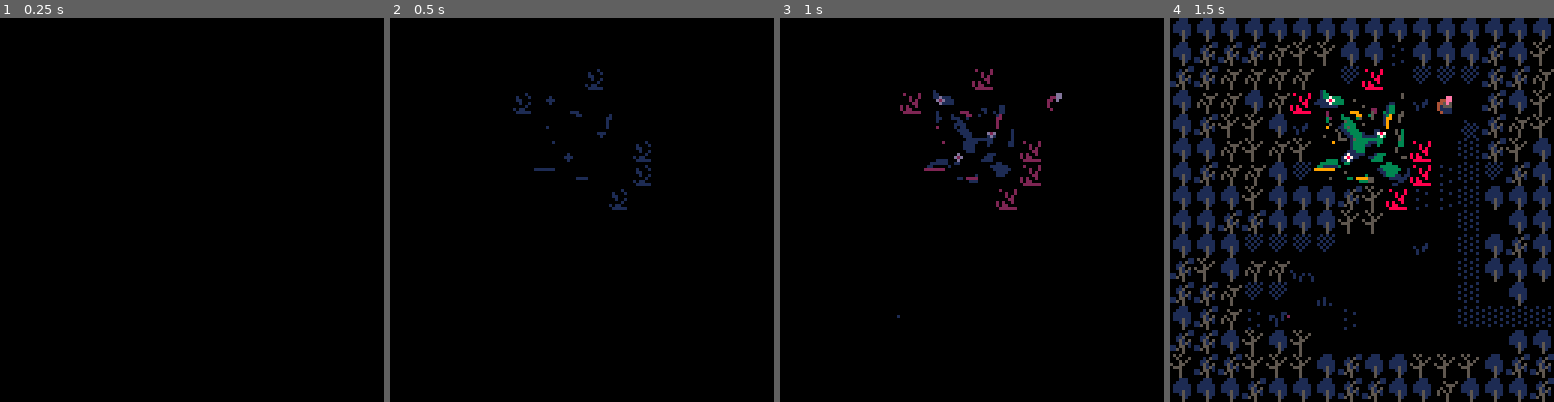
Above: before the commit, frames 1-4 (left to right).
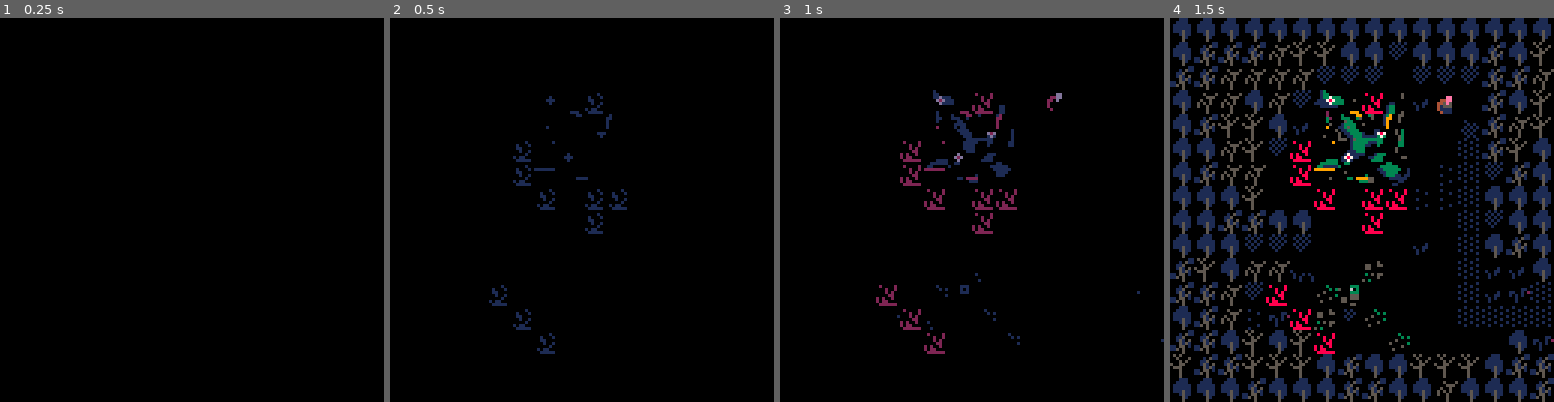
Above: after the commit, the same moments.

Repository: obsfx/zero-ld46
Game: PICO-8 cartridge ld46.p8
The game is run twice, just before and just after one commit, with the same random seed, the same clock (stepped at 60 frames per second) and the same inputs.
Inputs:
- Up to frame 1 (0.25 s): no input
- Up to frame 2 (0.5 s): no input
- Up to frame 3 (1 s): no input
- Up to frame 4 (1.5 s): no input

Frame 1 is identical in both runs. In frame 2, 1.3% of the frame differs, in the area x 25-68%, y 13-88%; in frame 3, 1.8%; in frame 4, 5.1%, in the area x 25-100%, y 6-88%.

Commit message:
texts and tooltips

Diff:
--- a/ld46.p8
+++ b/ld46.p8
@@ -20,6 +20,8 @@
 	cls()
 	if _s.fs==1 then fade(_s.ft) end
 	_s.csc:d()
+	dtltp()
+	dtxt()
 end
 -->8
 --state
@@ -39,7 +41,12 @@
 
 	csc=0,
 
-	opool={}
+	opool={},
+
+	tltp=nil,
+
+	atxt=nil,
+	txtt=1,
 }
 
 -->8
@@ -119,12 +126,16 @@
 end
 
 --map
+function getflg(x,y,v)
+	return fget(mget(x,y),v)
+end
+
 function isblk(x,y)
 	local col,ovlp,dis
 
-	col=fget(mget(x,y),0)
-	ovlp=fget(mget(x,y),1)
-	dis=fget(mget(x,y),2)
+	col=getflg(x,y,0)
+	ovlp=getflg(x,y,1)
+	dis=getflg(x,y,2)
 
 	return col or ovlp or dis
 end
@@ -178,17 +189,38 @@
 end
 
 --hit
-function hit(x,y,w,h)
-	local col=false
+function hit(x,y,w,h,flg)
+	local ts={}
 
 	for i=x,x+w,w do
-		if fget(mget(i/8,y/8),0) or
-					fget(mget(i/8,(y+h)/8),0) then
-					col=true
-		end
-	end
-
-	return col
+		if getflg(i/8,y/8,flg) then
+			add(ts,{x=i/8,y=y/8,f=getflg(i/8,y/8,flg)})
+		end
+
+		if getflg(i/8,(y+h)/8,flg) then
+			add(ts,{x=i/8,(y+h)/8,f=getflg(i/8,(y+h)/8,flg)})
+		end
+	end
+
+	return ts
+end
+
+--tooltip
+function dtltp()
+	if _s.tltp!=nil then
+		spr(130,_s.tltp.x*8,
+		(_s.tltp.y-1)*8+sin(_s.t/50))
+		_s.tltp=nil
+	end
+end
+
+function dtxt()
+	if _s.atxt!=nil then
+		dr(0,108,128,24,0)
+		print("\n".._s.atxt,5,108,7)
+		print("\n\n"..txts.f[_s.txtt],5,108,10)
+		_s.atxt=nil
+	end
 end
 -->8
 --obj
@@ -215,11 +247,14 @@
 		flp=false,
 
 		mv=function(s)
-			if hit(s.x+s.dx,s.y,s.w-s.sx,s.h-s.sy) then
+			local hx=hit(s.x+s.dx,s.y,s.w-s.sx,s.h-s.sy,0)
+			local hy=hit(s.x,s.y+s.dy,s.w-s.sx,s.h-s.sy,0)
+
+			if #hx>0 then
 				s.dx=0
 			end
 
-			if hit(s.x,s.y+s.dy,s.w-s.sx,s.h-s.sy) then
+			if #hy>0 then
 				s.dy=0
 			end
 
@@ -273,6 +308,27 @@
 				s.canm=s.anms[2]
 			end
 
+			s:chckintr()
+		end,
+
+		chckintr=function(s)
+			local x,y=flr(s.x/8),flr(s.y/8)
+
+			for y=y-1,y+1 do
+				for x=x-1,x+1 do
+					if (getflg(x,y,2)) then
+						s:dointr(mget(x,y),x,y)
+					end
+				end
+			end
+		end,
+
+		dointr=function(s,id,x,y)
+			_s.tltp={x=x,y=y}
+			if id==71 then
+				_s.atxt=txts.rf
+				printh(txts.rf)
+			end
 		end,
 
 		d=function(s)
@@ -284,6 +340,13 @@
 
 	return merge_t(t,mob(x,y,8,8,1,1))
 end
+-->8
+txts={
+	f={
+		"(❎) interact"
+	},
+	rf="rf transmitter"
+}
 __gfx__
 00000000000000000000000000000000000000000000000000000000000000000000000000000000000000000000000000000000000000000000000000000000
 00000000000000000000000000000000000000000000000000000000000000000000000000000000000000000000000000000000000000000000000000000000
@@ -318,13 +381,13 @@
 045115000451f5504511f5000451f50004dddd00004ddd0000dddd0004dddd000000000000000000000000000000000000000000000000000000000000000000
 00500500500000050500050000055000004ddd0000dddd0000dddd00004dd0000000000000000000000000000000000000000000000000000000000000000000
 00000000100000100000000000000000000000000000000000000000000000000000000000000000000000000013000000000000000000000000000000000000
-00000000000100000000000001000000001000000000000000000000000000000000000000000000000000000013300000000000000000000000050000000000
-00000000000000000000000000000000000001000000011000000000000000000000000000000000000000000013373330000000000000000000050000000000
-00000000100000100000010000010010000000000110010200000000000000000000000000000000000000000111787333000500000000000000000000000000
-00000000000100000100110000000000001000000d01010000000000000000000000000000000000000000001111173333000000000000000110000000000000
-00000000000000000010100000000000000000000001000000000000000000000000000000000000000000000011111100000000500000001330000000000000
-00000000100000100010000001000100000001000001000000000000000000000000000000000000000000000000000000000000000220001330000000000000
-00000000000100000000000000000000001000000000000000000000000000000000000000000000000000000000200000009990000520031330050000000000
+00000000000100000000000001000000001000000000000000000000000033300000050000003000000000000013300000000000000000000000050000000000
+00000000000000000000000000000000000001000000011000000000500060300550055000000303000000000013373330000000000000000000050000000000
+00000000100000100000010000010010000000000110010200000000000033300550000000050000000000000111787333000500000000000000000000000000
+00000000000100000100110000000000001000000d01010000000000000055500000000005000003000000001111173333000000000000000110000000000000
+00000000000000000010100000000000000000000001000000000000055055500305055000000500000000000011111100000000500000001330000000000000
+00000000100000100010000001000100000001000001000000000000055000000000050000500000000000000000000000000000000220001330000000000000
+00000000000100000000000000000000001000000000000000000000000055005030000000000000000000000000200000009990000520031330050000000000
 00000000000000000000000000000000000000000000000000000000000000000000000000000000000000000000200003000099003500013900550000000000
 00000000000000000000000000000000000000000000000000000000000000000000000000000000000000000000320003330035000500019900500000000000
 00000000000000000000000000000000000000000000000000000000000000000000000000000000000000000000300000533000000000019000500000000000
@@ -349,23 +412,30 @@
 00000800808008000000000000000000100010000000000000000000000100000000000000000000000000000000050000033099995500000111111000000000
 08088000808800000000000000000000001000100000000000000000000000000000000000000000000000000000000000000003335500000000110000000000
 00888880088888800000000000000000000000000000000000000000000000000000000000000000000000000000000000000000000000000011000000000000
+00000000000000000000900000000000000000000000000000000000000000000000000000000000000000000000000000000000000000000000000000000000
+00000000000000000009a90000000000000000000000000000000000000000000000000000000000000000000000000000000000000000000000000000000000
+00000000000000000009a90000000000000000000000000000000000000000000000000000000000000000000000000000000000000000000000000000000000
+00000000000000000009a90000000000000000000000000000000000000000000000000000000000000000000000000000000000000000000000000000000000
+00000000000000000000900000000000000000000000000000000000000000000000000000000000000000000000000000000000000000000000000000000000
+00000000000000000000000000000000000000000000000000000000000000000000000000000000000000000000000000000000000000000000000000000000
+00000000000000000000a00000000000000000000000000000000000000000000000000000000000000000000000000000000000000000000000000000000000
 __gff__
-0000000000000000000000000000000000000000000000000000000000000000000000000000000000000000000000000000000000000000000000000000000000000000000000000000000100000000000000000000000000000000010000000000000000000001010101000101000000000000000000000000000000000100
+0000000000000000000000000000000000000000000000000000000000000000000000000000000000000000000000000000000000000000000000000000000000000000000000050000000100000000000000000000000000000000010000000000000000000001010101000101000001010000000000000000000000000100
 0000000000000000000000000000000000000000000000000000000000000000000000000000000000000000000000000000000000000000000000000000000000000000000000000000000000000000000000000000000000000000000000000000000000000000000000000000000000000000000000000000000000000000
 __map__
 6767676767676767676767676767676700000000000000000000000000000000000000000000000000000000000000000000000000000000000000000000000000000000000000000000000000000000000000000000000000000000000000000000000000000000000000000000000000000000000000000000000000000000
-676868686a696967674467676768676900000000000000000000000000000000000000000000000000000000000000000000000000000000000000000000000000000000000000000000000000000000000000000000000000000000000000000000000000000000000000000000000000000000000000000000000000000000
-68686a6a6a6a4077700077777768686a00000000000000000000000000000000000000000000000000000000000000000000000000000000000000000000000000000000000000000000000000000000000000000000000000000000000000000000000000000000000000000000000000000000000000000000000000000000
-676a6a676a704b4c4d4e42000068676900000000000000000000000000000000000000000000000000000000000000000000000000000000000000000000000000000000000000000000000000000000000000000000000000000000000000000000000000000000000000000000000000000000000000000000000000000000
+676868686a696967677767676768676900000000000000000000000000000000000000000000000000000000000000000000000000000000000000000000000000000000000000000000000000000000000000000000000000000000000000000000000000000000000000000000000000000000000000000000000000000000
+68686a6a6a6a7777770077777768686a00000000000000000000000000000000000000000000000000000000000000000000000000000000000000000000000000000000000000000000000000000000000000000000000000000000000000000000000000000000000000000000000000000000000000000000000000000000
+676a6a676a774b4c714e42000068676900000000000000000000000000000000000000000000000000000000000000000000000000000000000000000000000000000000000000000000000000000000000000000000000000000000000000000000000000000000000000000000000000000000000000000000000000000000
 6768696967425b5c5d5e400064686a6900000000000000000000000000000000000000000000000000000000000000000000000000000000000000000000000000000000000000000000000000000000000000000000000000000000000000000000000000000000000000000000000000000000000000000000000000000000
-67676a696a696b6c6d6e70007468696700000000000000000000000000000000000000000000000000000000000000000000000000000000000000000000000000000000000000000000000000000000000000000000000000000000000000000000000000000000000000000000000000000000000000000000000000000000
-67686a6a67777b7c7d7e70447477686700000000000000000000000000000000000000000000000000000000000000000000000000000000000000000000000000000000000000000000000000000000000000000000000000000000000000000000000000000000000000000000000000000000000000000000000000000000
-6767676967676768697044447467676700000000000000000000000000000000000000000000000000000000000000000000000000000000000000000000000000000000000000000000000000000000000000000000000000000000000000000000000000000000000000000000000000000000000000000000000000000000
-6767686867676769690000007400676700000000000000000000000000000000000000000000000000000000000000000000000000000000000000000000000000000000000000000000000000000000000000000000000000000000000000000000000000000000000000000000000000000000000000000000000000000000
-6767677777777740404042007467686700000000000000000000000000000000000000000000000000000000000000000000000000000000000000000000000000000000000000000000000000000000000000000000000000000000000000000000000000000000000000000000000000000000000000000000000000000000
-6869676a6a510040400000007467676700000000000000000000000000000000000000000000000000000000000000000000000000000000000000000000000000000000000000000000000000000000000000000000000000000000000000000000000000000000000000000000000000000000000000000000000000000000
-68686a7777005240404040007400670000000000000000000000000000000000000000000000000000000000000000000000000000000000000000000000000000000000000000000000000000000000000000000000000000000000000000000000000000000000000000000000000000000000000000000000000000000000
-67686a4445404044004040007474747400000000000000000000000000000000000000000000000000000000000000000000000000000000000000000000000000000000000000000000000000000000000000000000000000000000000000000000000000000000000000000000000000000000000000000000000000000000
-6868676967694040400000000000676700000000000000000000000000000000000000000000000000000000000000000000000000000000000000000000000000000000000000000000000000000000000000000000000000000000000000000000000000000000000000000000000000000000000000000000000000000000
+67676a6977716b6c6d6e40007468696700000000000000000000000000000000000000000000000000000000000000000000000000000000000000000000000000000000000000000000000000000000000000000000000000000000000000000000000000000000000000000000000000000000000000000000000000000000
+67686a6a40717b7c7d7e40447477686700000000000000000000000000000000000000000000000000000000000000000000000000000000000000000000000000000000000000000000000000000000000000000000000000000000000000000000000000000000000000000000000000000000000000000000000000000000
+6767676940407140717044447467676700000000000000000000000000000000000000000000000000000000000000000000000000000000000000000000000000000000000000000000000000000000000000000000000000000000000000000000000000000000000000000000000000000000000000000000000000000000
+6767686867674040710000007477676700000000000000000000000000000000000000000000000000000000000000000000000000000000000000000000000000000000000000000000000000000000000000000000000000000000000000000000000000000000000000000000000000000000000000000000000000000000
+6767677777774040404042007467686700000000000000000000000000000000000000000000000000000000000000000000000000000000000000000000000000000000000000000000000000000000000000000000000000000000000000000000000000000000000000000000000000000000000000000000000000000000
+6869676a6a510040480000007442426700000000000000000000000000000000000000000000000000000000000000000000000000000000000000000000000000000000000000000000000000000000000000000000000000000000000000000000000000000000000000000000000000000000000000000000000000000000
+68686a7770004947404040007442457400000000000000000000000000000000000000000000000000000000000000000000000000000000000000000000000000000000000000000000000000000000000000000000000000000000000000000000000000000000000000000000000000000000000000000000000000000000
+67686a4445704878494040007474747400000000000000000000000000000000000000000000000000000000000000000000000000000000000000000000000000000000000000000000000000000000000000000000000000000000000000000000000000000000000000000000000000000000000000000000000000000000
+6868676967697040404900000000674500000000000000000000000000000000000000000000000000000000000000000000000000000000000000000000000000000000000000000000000000000000000000000000000000000000000000000000000000000000000000000000000000000000000000000000000000000000
 6968686969696768676769696967686800000000000000000000000000000000000000000000000000000000000000000000000000000000000000000000000000000000000000000000000000000000000000000000000000000000000000000000000000000000000000000000000000000000000000000000000000000000
 67676768676767686867676a6767676800000000000000000000000000000000000000000000000000000000000000000000000000000000000000000000000000000000000000000000000000000000000000000000000000000000000000000000000000000000000000000000000000000000000000000000000000000000
Not shown, removed: 0.p8l
